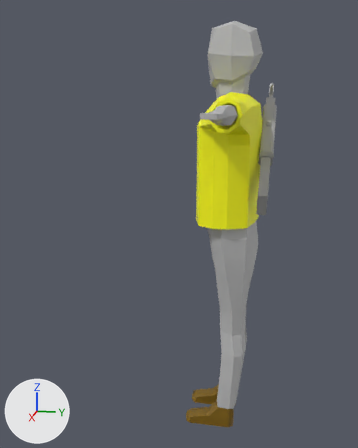
Before and after pictures for a commit that changed the FBX model Assets/Model assets/Models/shooter.fbx.
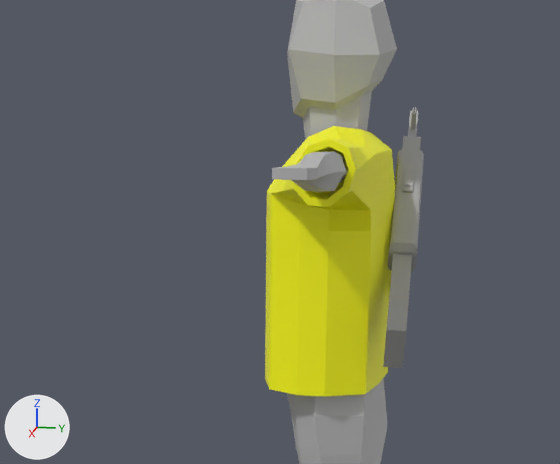
Each version appears first whole from a 50 mm lens placed at (2.15, 0.22, 1.46), pointed at (-0.01, -0.21, 0.92), and next in a close-up on the part from 17% to 97% of the width and 6% to 59% of the height. The axes (+X, +Y, +Z) are drawn at lower left. The lights are the same throughout. Where no turn or scale is listed for an object, it has been applied to the vertices.

Script lines for the objects in view, before the commit:
```python
me_mesh = bpy.data.meshes.new('Mesh')
me_mesh.from_pydata(...)  # 903 vertices, 858 faces; spans x -0.9..0.9, y -0.17..0.13, z -0.01..1.78
# faces by material slot: [576, 222, 60]
me_mesh.materials.append(mat_lambert1)  # grey #bcbcbc
me_mesh.materials.append(mat_lambert2)  # yellow #ffff00
me_mesh.materials.append(mat_lambert3)  # dark yellow #785a00
me_mesh_001 = bpy.data.meshes.new('Mesh.001')
me_mesh_001.from_pydata(...)  # 482 vertices, 471 faces; spans x -0.241..0.279, y -0.032..0.031, z -0.313..0.211
me_mesh_001.materials.append(mat_standardsurface1)  # grey #aaaaaa
ob_ak47_pcube1 = bpy.data.objects.new('ak47:pCube1', me_mesh_001)
ob_ak47_pcube1.location = (-0.039, 0.172, 1.334)
ob_basic_man3 = bpy.data.objects.new('basic_man3', me_mesh)
ob_basic_man3.location = (0.0, 0.021, 0.0)
```
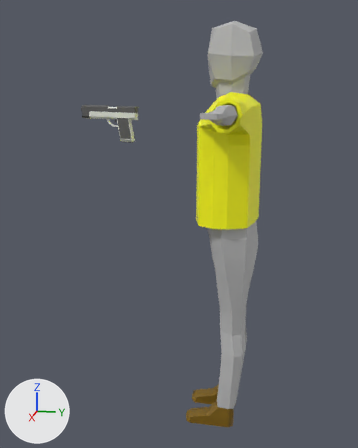
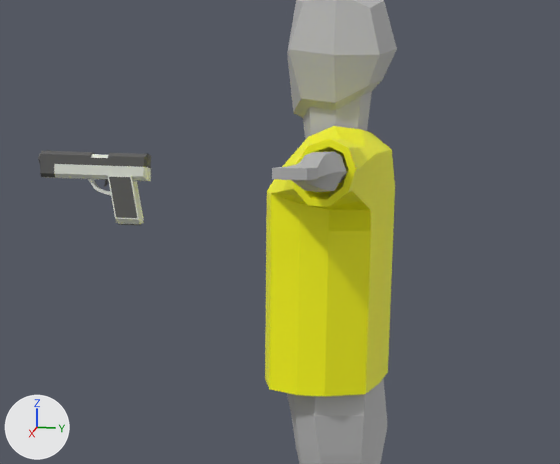
Diff of the bpy script that builds the scene:
```diff
--- a/Assets/Model assets/Models/shooter.fbx.py
+++ b/Assets/Model assets/Models/shooter.fbx.py
@@ mat_material @@
+mat_material = principled_material('Material')
+mat_material.base_color = (0.77, 0.801, 0.74)  # white #e3e7df
+mat_material.roughness = 0.618
@@ mat_материам @@
+mat_материам = principled_material('Материам')
+mat_материам.base_color = (0.1, 0.1, 0.1)  # dark grey #595959
+mat_материам.roughness = 0.65
@@ me_mesh_001_1 @@
+me_mesh_001_1.from_pydata(...)  # 351 vertices, 363 faces; spans x -0.039..0.038, y -0.125..0.139, z -0.137..0.036
+# faces by material slot: [179, 184]
+me_mesh_001_1.materials.append(mat_material)  # white #e3e7df
+me_mesh_001_1.materials.append(mat_материам)  # dark grey #595959
@@ ob_ak47_pcube1 @@
-ob_ak47_pcube1 = bpy.data.objects.new('ak47:pCube1', me_mesh_001)
-ob_ak47_pcube1.location = (-0.039, 0.172, 1.334)
@@ ob_cube @@
+ob_cube = bpy.data.objects.new('Cube', me_mesh_001_1)
+ob_cube.location = (-0.087, -0.558, 1.414)
```

Location of each change, [x1, y1, x2, y2] in pixels of the close-ups (560 x 464 px):
'ak47:pCube1', deleted: before [383, 107, 424, 368]
'Cube', added: after [38, 150, 151, 225]
    faces in mat_материам (dark grey #595959): [38, 150, 151, 225]
    faces in mat_material (white #e3e7df): [44, 154, 151, 224]
